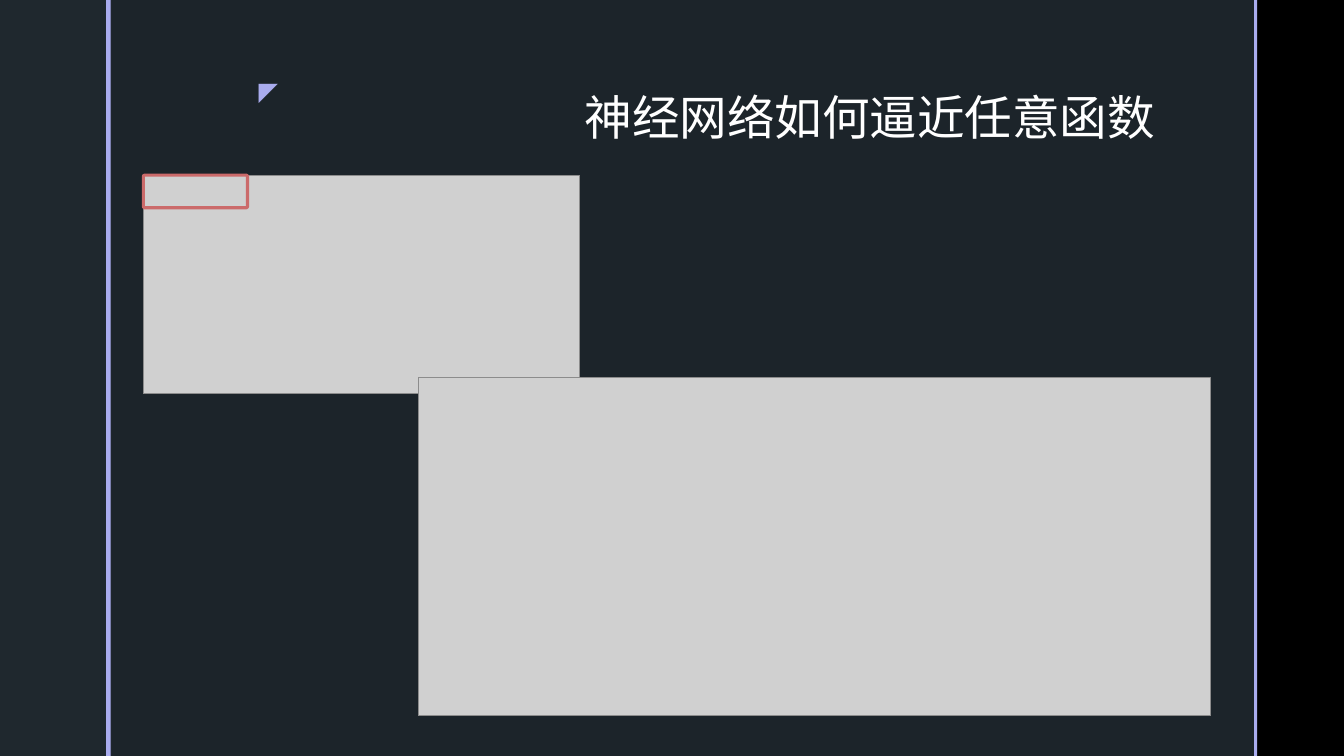
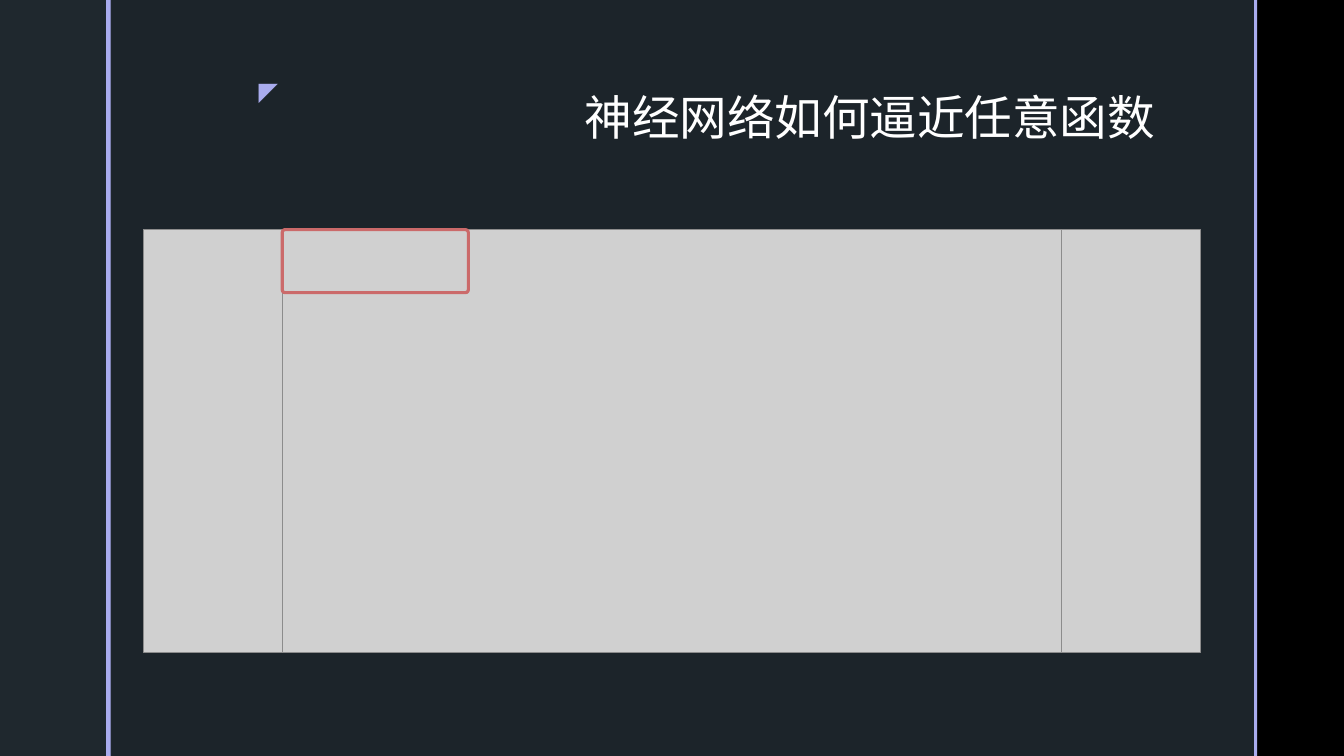
Before and after one commit to SakigamiYang/PyCon, a slide deck: slide 13 of Python-Meetup/20210523/深度学习简介.pptx (slide 12 before the commit). Drawn at 1344x756 pixels with LibreOffice and Linux fonts; fonts in the diff are those of the drawing; grey boxes stand for pictures; background and template pictures are left out. Boxes give left, top, right and bottom in pixels: in the first picture for what was removed or moved away, otherwise in the second. Text is boxed around its words. In the diff, an @@ line names an element or a change of style, - is before the commit and + after.

```diff
--- a/Python-Meetup/20210523/深度学习简介.pptx
+++ b/Python-Meetup/20210523/深度学习简介.pptx
@@ picture: place and size @@
-picture at (418, 378, 1211, 716)
+picture at (143, 230, 602, 652)
@@ picture: place and size @@
-picture at (143, 175, 580, 394)
+picture at (282, 230, 1062, 652)
@@ rounded rectangle: place and size @@
-rounded rectangle at (143, 175, 247, 208)
+rounded rectangle at (282, 230, 469, 292)
@@ picture added at (624, 230, 1201, 652) @@
```
Also in this commit, not shown: 11 other slides changed, 2 slides added, 2 other files.
